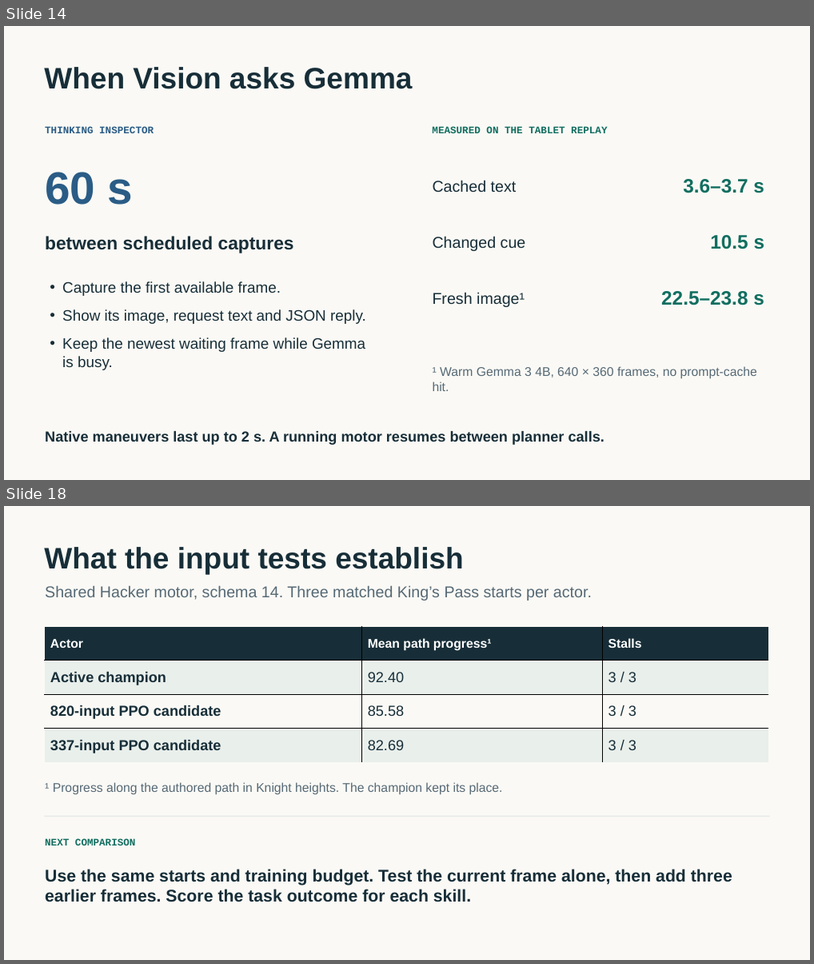
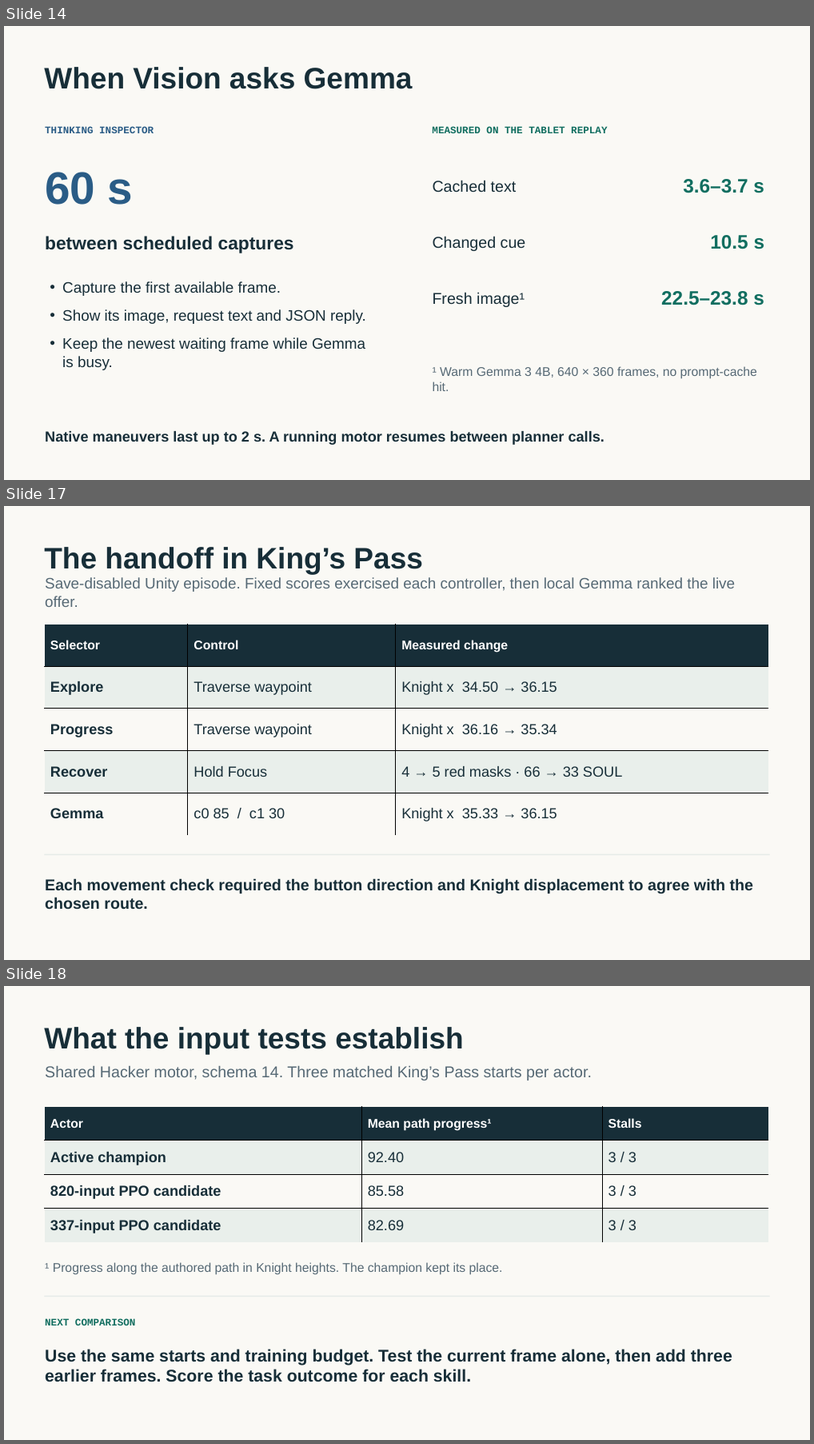
Before and after one commit to tabutyn/hollow-knight-vision, a slide deck: docs/playing-policies/playing-policies.pptx. Shown one above the other, each under a label of ours: slides 14 and 18 before the commit, slides 14, 17 and 18 after it; the slides between them are not shown. The pictures are 814x964 and 814x1444 pixels, drawn with LibreOffice and Linux fonts; fonts in the diff are those of the drawing. Boxes give left, top, right and bottom in pixels: in the first picture for what was removed or moved away, otherwise in the second. Text is boxed around its words. In the diff, an @@ line names an element or a change of style, - is before the commit and + after.

Commit message:
Bind Gemma policy scores to live targets and verify the handoff in game

```diff
--- a/docs/playing-policies/playing-policies.pptx
+++ b/docs/playing-policies/playing-policies.pptx
@@ slide 17 added at <box>4,506,810,960</box>, background #FAF9F5 @@
@@ text added at <box>44,547,422,574</box>, 35.2 pt, text #172E38, bold @@
+The handoff in King’s Pass
@@ text added at <box>45,577,735,607</box>, 18 pt, text #566975 @@
+Save-disabled Unity episode. Fixed scores exercised each controller, then local Gemma ranked the live offer.
@@ table added at <box>45,624,770,835</box>, 5 rows, 3 columns @@
+Selector | Control | Measured change
+Explore | Traverse waypoint | Knight x 34.50 → 36.15
+Progress | Traverse waypoint | Knight x 36.16 → 35.34
+Recover | Hold Focus | 4 → 5 red masks · 66 → 33 SOUL
+Gemma | c0 85 / c1 30 | Knight x 35.33 → 36.15
@@ rectangle added at <box>45,854,770,855</box>, fill #E6EBE8 @@
@@ text added at <box>45,878,754,909</box>, 18.8 pt, text #172E38, bold @@
+Each movement check required the button direction and Knight displacement to agree with the chosen route.
```
Also in this commit, not shown: 3 slides changed, 8 other slides added, 9 slides removed, 33 other files.
